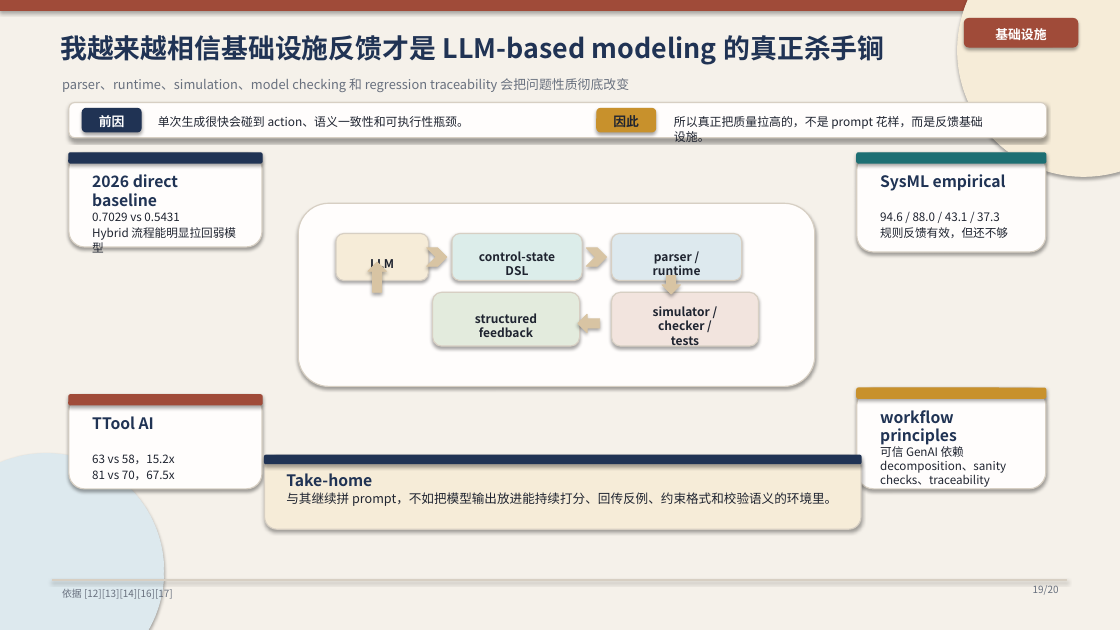
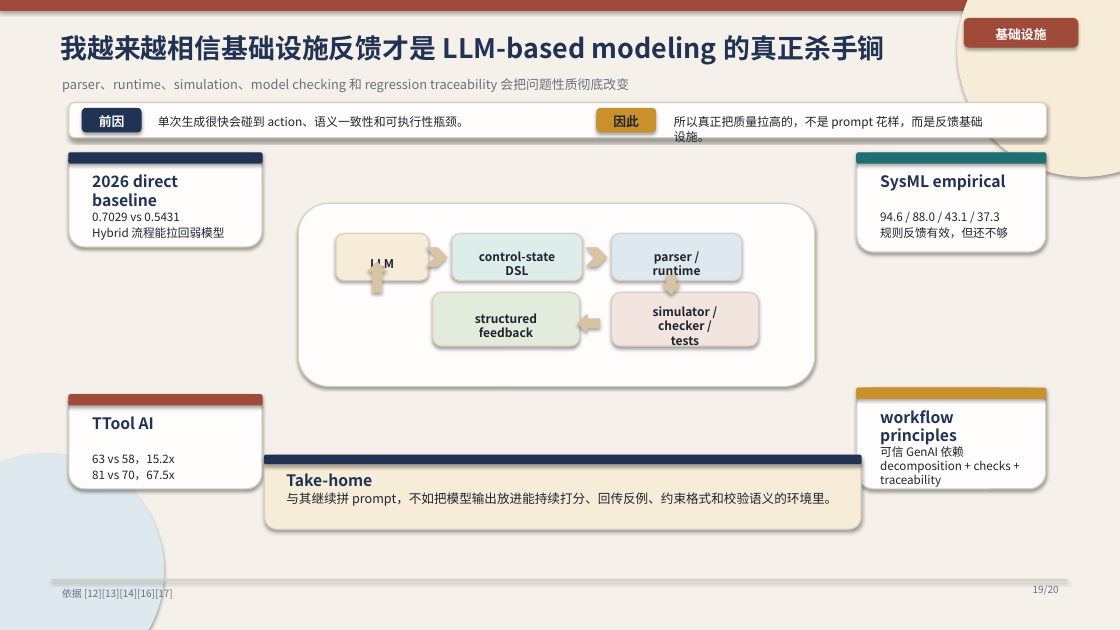
Before and after one commit to HansBug/research_ideas, a slide deck: slide 19 of talks/2026-04-15-导师-进展汇报与思考/ppt/deck.pptx. Drawn at 1120x630 pixels with LibreOffice and Linux fonts; fonts in the diff are those of the drawing. Boxes give left, top, right and bottom in pixels: in the first picture for what was removed or moved away, otherwise in the second. Text is boxed around its words. In the diff, an @@ line names an element or a change of style, - is before the commit and + after.

```diff
--- a/talks/2026-04-15-导师-进展汇报与思考/ppt/deck.pptx
+++ b/talks/2026-04-15-导师-进展汇报与思考/ppt/deck.pptx
@@ text at bbox=[92, 227, 224, 240]: text changed @@
-Hybrid 流程能明显拉回弱模型
+Hybrid 流程能拉回弱模型
@@ text at bbox=[880, 444, 1011, 487]: text changed @@
-可信 GenAI 依赖 decomposition、sanity checks、traceability
+可信 GenAI 依赖 decomposition + checks + traceability
```
Also in this commit, not shown: 15 other slides changed, 1 slide added, 1 slide removed, 5 other files.
